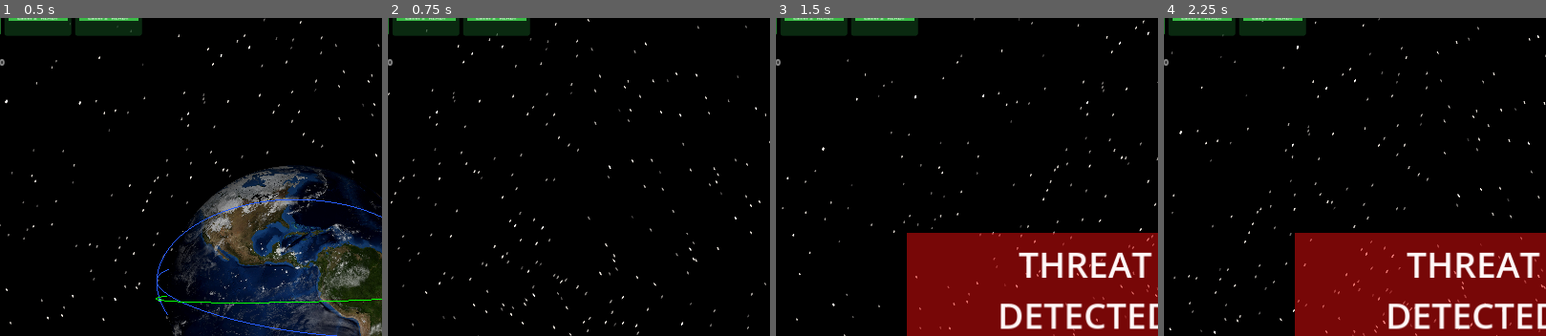
Above: before the commit, frames 1-4 (left to right).
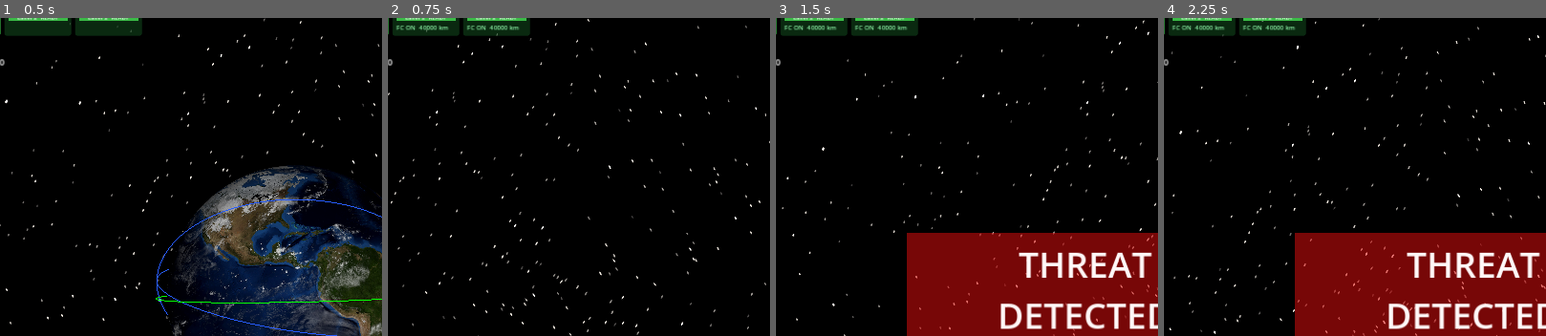
Above: after the commit, the same moments.

Repository: mellenburg/game
Game: Godot game, scene res://scenes/main.tscn
Same seed, same stepped clock (60 frames per second), same inputs: the game is played once before the commit and once after it.
Inputs (mouse positions are % of the whole screen's width and height, from its top left):
- Up to frame 1 (0.5 s): no input
- Up to frame 2 (0.75 s): tap Enter at 0.5 s; move the mouse to (55, 50) at 0.52 s; hold W (move_forward) from 0.53 s (still down); hold Shift from 0.53 s (still down); tap C (toggle_fire_control) at 0.6 s
- Up to frame 3 (1.5 s): keep holding W (move_forward); tap I (start_meteorite_wave) at 1.25 s; move the mouse to (45, 50) at 1.27 s; release Shift at 1.28 s; tap Shift at 1.35 s
- Up to frame 4 (2.25 s): keep holding W (move_forward); tap C (toggle_fire_control) at 1.55 s; tap I (start_meteorite_wave) at 2 s; move the mouse to (52, 48) at 2.02 s; hold Shift from 2.03 s (still down); tap J (add_decaying_enemy) at 2.1 s
The pictures show only the part of the screen within x 10-60%, y 7-57%; the shares and areas given below are measured in that part.

Frame 1 is identical in both runs. In frame 2, 0.3% of the frame differs, in the area x 2-35%, y 2-4%; in frame 3, 0.3%; in frame 4, 0.3%.

Commit message:
Fleet fire-control hotkeys: Shift+C toggles every armed player satellite at once; Shift+C+Up/Down snaps them to the fleet's average engagement range and then drives that shared value while held.
https://claude.ai/code/session_01KR4wo3Mc94H6YV3WGGCcvd

Diff:
--- a/godot/scripts/earth_system.gd
+++ b/godot/scripts/earth_system.gd
@@ -123,6 +123,12 @@
 
 var _time_factor_accum: float = 0.0
 var _planning_dt_accum: float = 0.0
+# Latches the fleet-wide engagement-range adjustment mode (Shift+C+Up/Down).
+# Goes true on the rising edge of arrow input while Shift+C is held — that
+# edge is when we snap every armed player sat to the fleet's average range
+# so subsequent ticks just nudge a single shared value. Cleared as soon as
+# the arrow / Shift / C combination breaks so the next press re-snaps.
+var _fleet_range_adjusting: bool = false
 var _rng := RandomNumberGenerator.new()
 # Active meteorite waves. Each carries its own nexus + queue of pending
 # spawn delays; ticked from _process so the 10-second window is real-
@@ -370,7 +376,30 @@
 	# the planning clone is overwritten from reality every physics tick
 	# (clone_orbit_from copies engagement_range_km), so mutating the
 	# planning sat would be visually invisible the next frame.
-	if range_input != 0.0 and not real_satellites.is_empty():
+	#
+	# Two modes share the same arrow-while-Shift gesture:
+	#   * Shift + arrows  → adjusts the selected ship only.
+	#   * Shift + C + arrows → snaps every armed player ship to the fleet
+	#     average on the press edge, then drives the shared value as long
+	#     as the keys stay held. Snap-on-edge keeps the operator from
+	#     having to manually equalise ranges before commanding the fleet.
+	var fleet_range_mode := shift_held and Input.is_key_pressed(KEY_C)
+	var fleet_adjusting_now := false
+	if range_input != 0.0 and fleet_range_mode and not real_satellites.is_empty():
+		var armed := _armed_player_sats()
+		if not armed.is_empty():
+			if not _fleet_range_adjusting:
+				var sum := 0.0
+				for sat in armed:
+					sum += sat.engagement_range_km
+				var avg := sum / float(armed.size())
+				for sat in armed:
+					sat.set_engagement_range(avg)
+			var step_km := range_input * RANGE_RATE_KM_PER_SEC * delta
+			for sat in armed:
+				sat.set_engagement_range(sat.engagement_range_km + step_km)
+			fleet_adjusting_now = true
+	elif range_input != 0.0 and not real_satellites.is_empty():
 		var real_idx := planning_selected if planning_mode else selected_ship
 		if real_idx >= 0 and real_idx < real_satellites.size():
 			var rsat := real_satellites[real_idx]
@@ -383,6 +412,7 @@
 					rsat.engagement_range_km
 					+ range_input * RANGE_RATE_KM_PER_SEC * delta
 				)
+	_fleet_range_adjusting = fleet_adjusting_now
 
 
 func _process_one_shot_input() -> void:
@@ -407,7 +437,10 @@
 	if Input.is_action_just_pressed("toggle_impact_map"):
 		_cycle_map_mode()
 	if Input.is_action_just_pressed("toggle_fire_control"):
-		_toggle_fire_control_on_selected()
+		if Input.is_key_pressed(KEY_SHIFT):
+			_toggle_fire_control_on_all()
+		else:
+			_toggle_fire_control_on_selected()
 
 
 # Toggle fire-control mode on the active player satellite. Mutates
@@ -424,6 +457,36 @@
 	if sat.team != Satellite.TEAM_PLAYER or sat.weapons.is_empty():
 		return
 	sat.toggle_fire_control()
+
+
+# Toggle fire-control mode across every armed player satellite at once
+# (Shift+C). If any unit currently has it off, turn the whole fleet on;
+# otherwise turn the whole fleet off. Unarmed and enemy ships are skipped
+# — fire control is meaningless on them.
+func _toggle_fire_control_on_all() -> void:
+	var armed := _armed_player_sats()
+	if armed.is_empty():
+		return
+	var any_off := false
+	for sat in armed:
+		if not sat.fire_control_active:
+			any_off = true
+			break
+	var target := any_off
+	for sat in armed:
+		if sat.fire_control_active != target:
+			sat.toggle_fire_control()
+
+
+func _armed_player_sats() -> Array[Satellite]:
+	var out: Array[Satellite] = []
+	for sat in real_satellites:
+		if (
+			sat.team == Satellite.TEAM_PLAYER
+			and not sat.weapons.is_empty()
+		):
+			out.append(sat)
+	return out
 
 
 # Cycle the lower-right overlay between surface map / wave radar / off.
